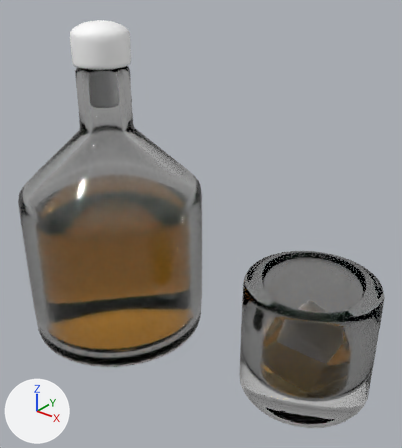
The glTF model public/models/whiskey.glb, before and after one commit.
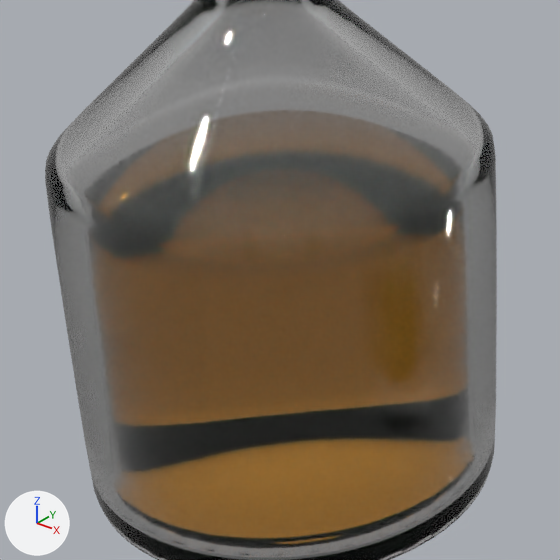
There are two pictures of each version: one whole from a 50 mm lens placed at (3.2, -3.55, 4.72), pointed at (0.09, 0.35, 2.31), one close up on the part from 0% to 57% of the width and 29% to 80% of the height. The lights are fixed; the arrows at lower left show +X, +Y and +Z. The first two pictures are the older version. Where no turn or scale is listed for an object, it has been applied to the vertices.

Names of what the first close-up shows: 'Bottle'.
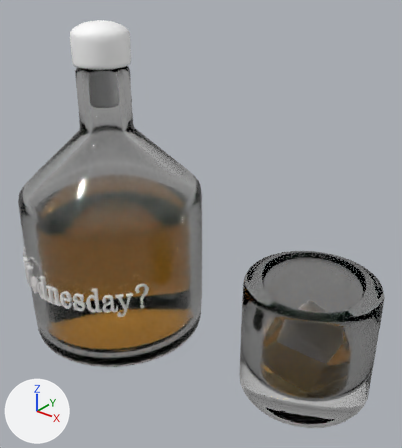
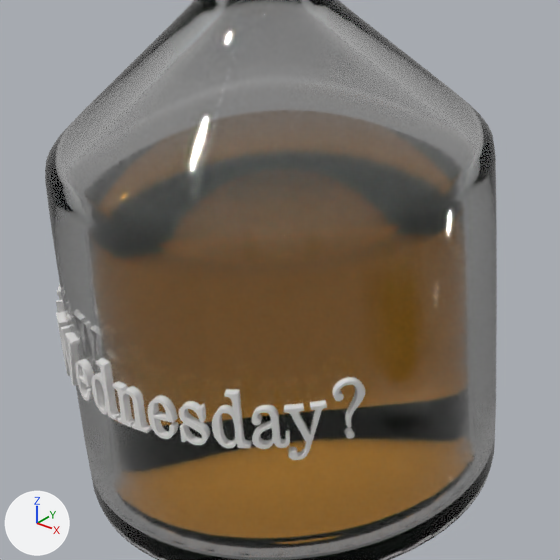
Where the change shows, as pixel boxes (x1, y1, x2, y2) in the close-ups (560 x 560 px):
```json
{"object": "Label", "change": "added", "after": [56, 284, 365, 460]}
```

Edits to the scene script, one JSON object a line:
```json
{"op": "add", "block": "mat_label", "code": ["mat_label = principled_material('Label')", "mat_label.base_color = (0.86, 0.85, 0.84)  # white #efedec", "mat_label.roughness = 0.4"]}
{"op": "add", "block": "me_label", "code": ["me_label = bpy.data.meshes.new('Label')", "me_label.from_pydata(...)  # 8455 vertices, 13493 faces; spans x -0.93..0.93, y -1.03..-0.42, z 0.69..1.03", "me_label.materials.append(mat_label)  # white #efedec"]}
{"op": "add", "block": "ob_label", "code": ["ob_label = bpy.data.objects.new('Label', me_label)", "ob_label.location = (-1.108, 0.275, 0.727)"]}
```
